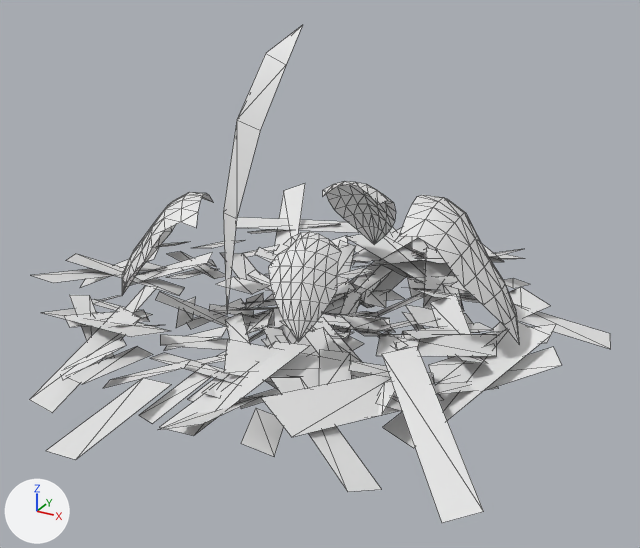
The OBJ model game/assets/models/plants/SM_Plant_PhilodendronJuvenile_Leaf.obj: old version first, new version second.
Camera for both pictures: a 50 mm camera at (1.69, -2.94, 1.72) aimed at (0.11, -0.07, 0.28). Arrows for +X, +Y and +Z are at lower left; the lights stay in place. The older version comes first. Mesh edges are drawn as thin lines. Where no turn or scale is listed for an object, it has been applied to the vertices.

The scene before the commit, as lines of its bpy script (objects in view):
```python
me_sm_plant_philodendronjuvenile_leaf = bpy.data.meshes.new('SM_Plant_PhilodendronJuvenile_Leaf')
me_sm_plant_philodendronjuvenile_leaf.from_pydata(...)  # 835 vertices, 636 faces; spans x -1.23..1.2, y -1.24..1.25, z -0.1..1.24
ob_sm_plant_philodendronjuvenile_leaf = bpy.data.objects.new('SM_Plant_PhilodendronJuvenile_Leaf', me_sm_plant_philodendronjuvenile_leaf)
ob_sm_plant_philodendronjuvenile_leaf.location = (0.0, 0.0, 0.0)
```
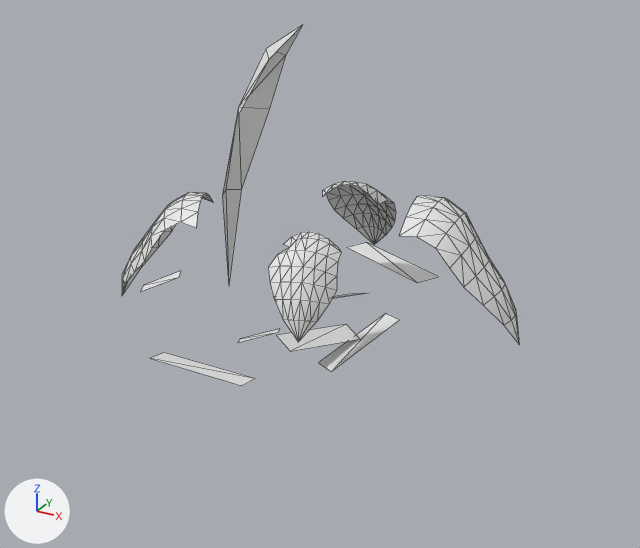
Diff of the bpy script that builds the scene:
```diff
--- a/game/assets/models/plants/SM_Plant_PhilodendronJuvenile_Leaf.obj.py
+++ b/game/assets/models/plants/SM_Plant_PhilodendronJuvenile_Leaf.obj.py
@@ me_sm_plant_philodendronjuvenile_leaf @@
 # used by ob_sm_plant_philodendronjuvenile_leaf; location = (0.0, 0.0, 0.0)
-me_sm_plant_philodendronjuvenile_leaf.from_pydata(...)  # 835 vertices, 636 faces; spans x -1.23..1.2, y -1.24..1.25, z -0.1..1.24
+me_sm_plant_philodendronjuvenile_leaf.from_pydata(...)  # 243 vertices, 340 faces; spans x -0.88..0.92, y -0.64..0.95, z -0.05..1.24
+# me_sm_plant_philodendronjuvenile_leaf part 1: 147 loose pieces with 588 vertices, spanning x -1.2..1.2, y -1.24..1.25, z -0.09..0.21, are deleted
+# me_sm_plant_philodendronjuvenile_leaf part 2
+# 16 vertices are removed from x -0.23..0.33, y -0.82..1.03, z -0.03..1.15
+# 17 faces are deleted
+# 22 vertices move from x -1.23..1.02, y -0.89..0.51, z -0.1..0.18 to x -0.88..0.41, y -0.35..0.18, z -0.05..0.11
+# 12 vertices are added at x -0.3..0.13, y -0.2..0.38, z 0.0..1.15
+# 15 new faces join them
```

Pixel boxes [x1, y1, x2, y2] of what changed, in the pictures (640 x 548 px; the box of a moved part takes in the faces that stretch with it):
'SM_Plant_PhilodendronJuvenile_Leaf', reshaped (32% narrower, 28% shorter)
    before: [29, 26, 611, 523]
    after: [122, 26, 519, 386]
part 1 of me_sm_plant_philodendronjuvenile_leaf, deleted
    before: [29, 184, 611, 523]
part 2 of me_sm_plant_philodendronjuvenile_leaf, moved or reshaped
    before: [80, 26, 550, 448]
    after: [140, 26, 399, 372]
